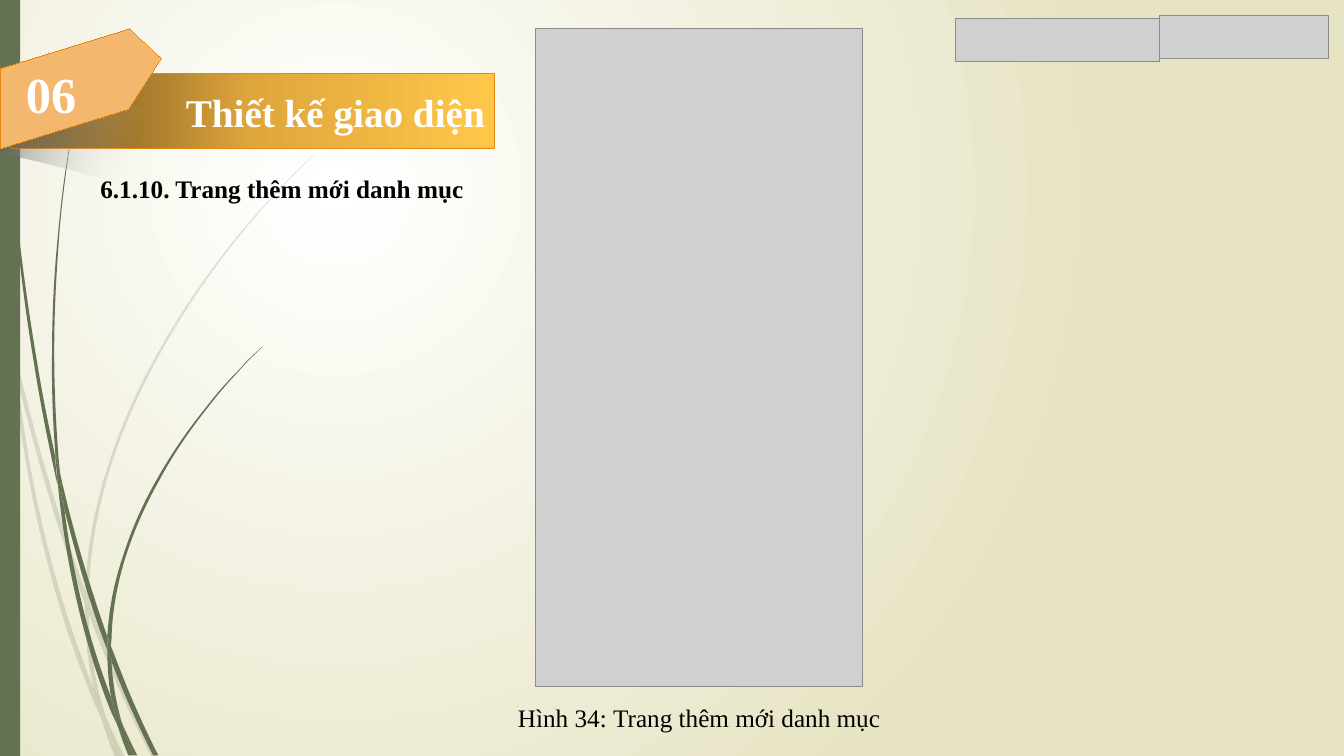
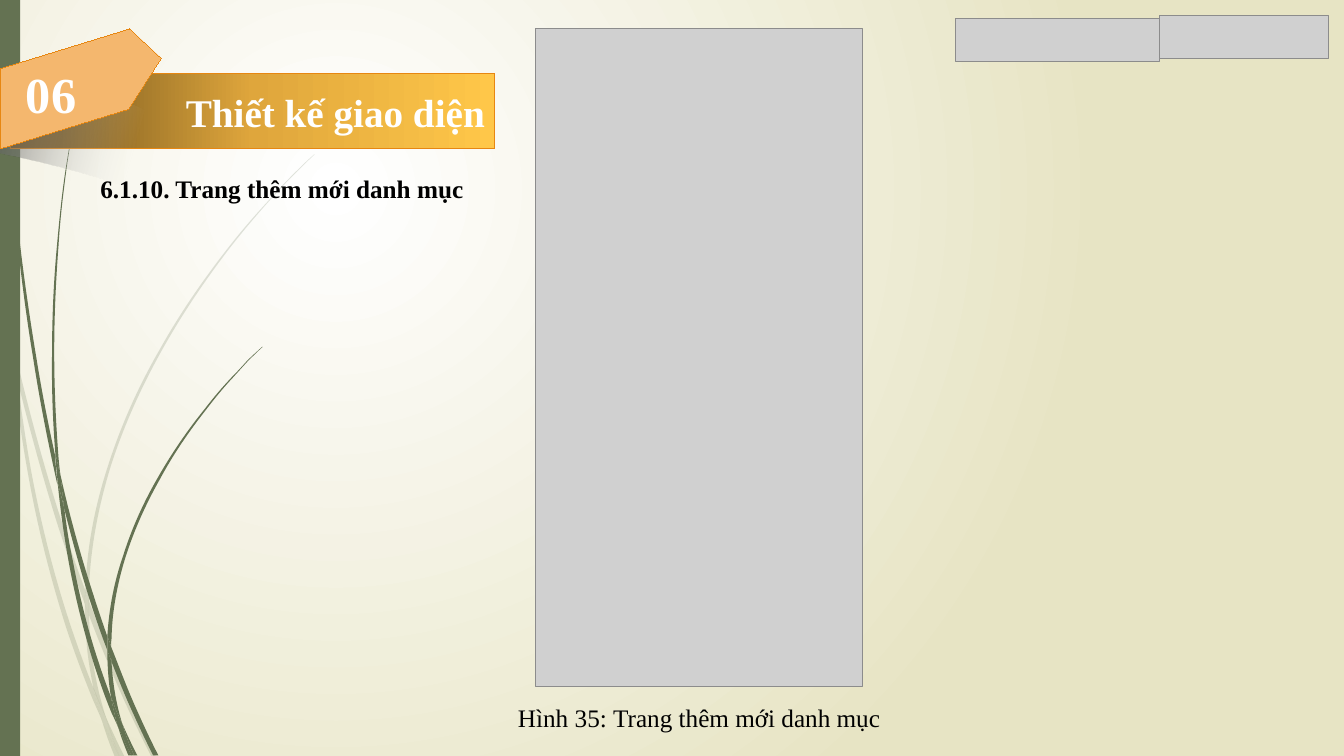
Before and after one commit to Trong-Nhan/Do_An_Ky_Cuoi, a slide deck: slide 58 of Slide Đồ Án.pptx. Drawn at 1344x756 pixels with LibreOffice and Linux fonts; fonts in the diff are those of the drawing; grey boxes stand for pictures. Boxes give left, top, right and bottom in pixels: in the first picture for what was removed or moved away, otherwise in the second. Text is boxed around its words. In the diff, an @@ line names an element or a change of style, - is before the commit and + after.

```diff
--- a/Slide Đồ Án.pptx
+++ b/Slide Đồ Án.pptx
@@ text at <box>518,709,880,733</box>: text changed @@
-Hình 34: Trang thêm mới danh mục
+Hình 35: Trang thêm mới danh mục
```
Also in this commit, not shown: 22 other slides changed.
